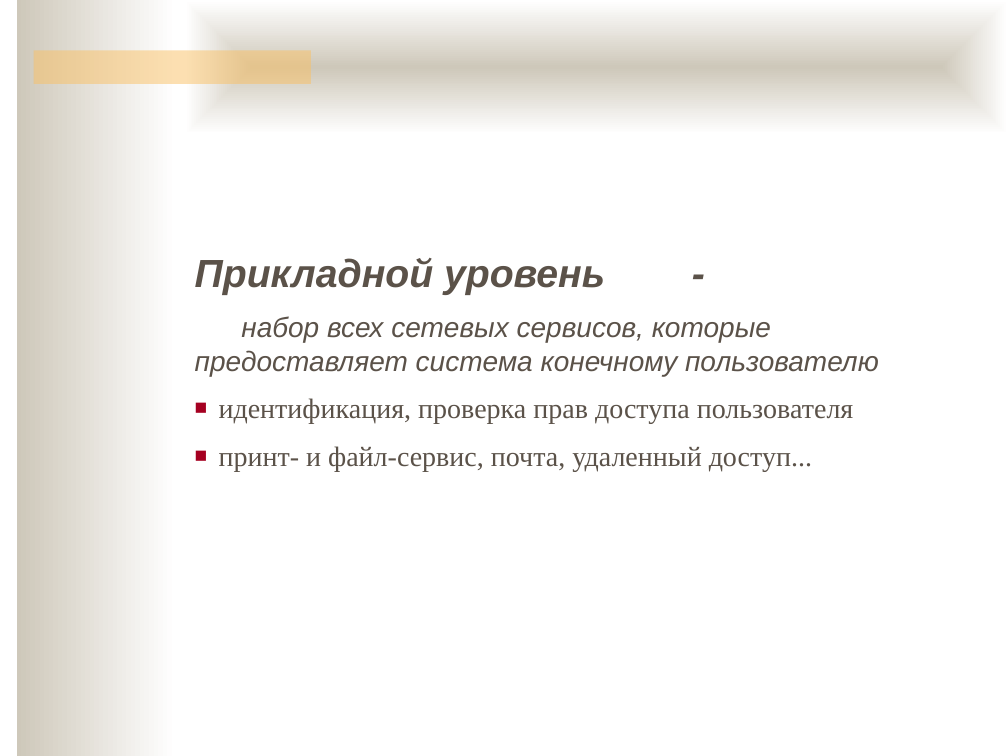
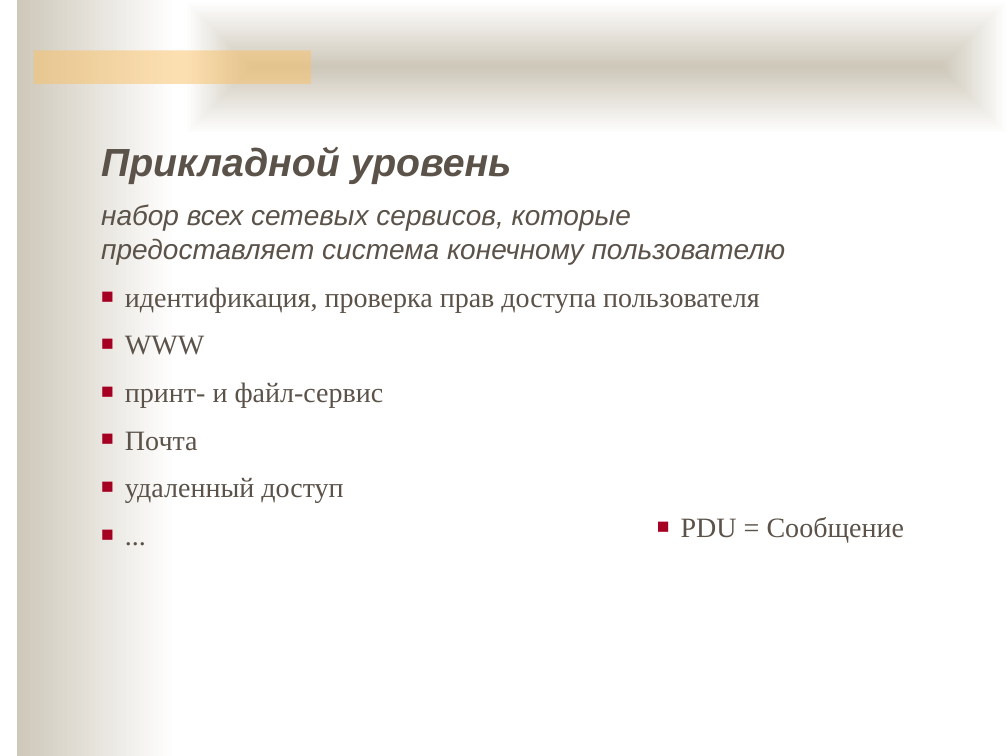
Before and after one commit to ukoloff/nets, a slide deck: slide 22 of 04.pptx. Drawn at 1008x756 pixels with LibreOffice and Linux fonts; fonts in the diff are those of the drawing; background and template pictures are left out. Boxes give left, top, right and bottom in pixels: in the first picture for what was removed or moved away, otherwise in the second. Text is boxed around its words. In the diff, an @@ line names an element or a change of style, - is before the commit and + after.

```diff
--- a/04.pptx
+++ b/04.pptx
@@ text "Прикладной уровень": place and size @@
-text "Прикладной уровень" at bbox=[195, 258, 879, 472]
+text "Прикладной уровень" at bbox=[101, 147, 786, 503]
@@ text at bbox=[101, 147, 512, 184]: text changed @@
-Прикладной уровень -
+Прикладной уровень
@@ text at bbox=[125, 335, 384, 503]: text changed @@
-■ принт- и файл-сервис, почта, удаленный доступ...
+■ WWW
+■ принт- и файл-сервис
+■ Почта
+■ удаленный доступ
+■ ...
@@ text added at bbox=[681, 517, 904, 543], 20 pt, text #5B5249 @@
+■ PDU = Сообщение
```
Also in this commit, not shown: 13 other slides changed, 8 slides added, 20 slides removed.
